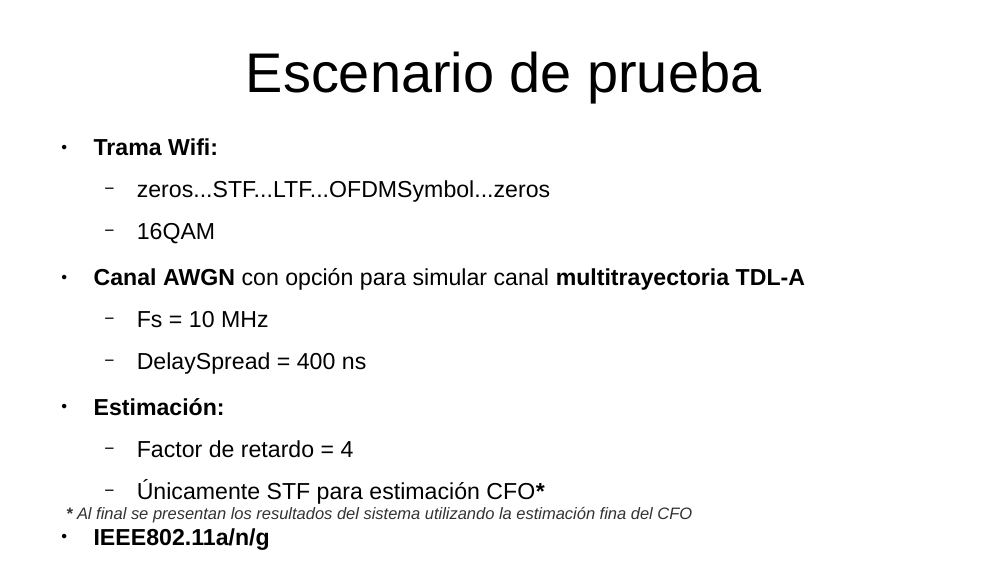
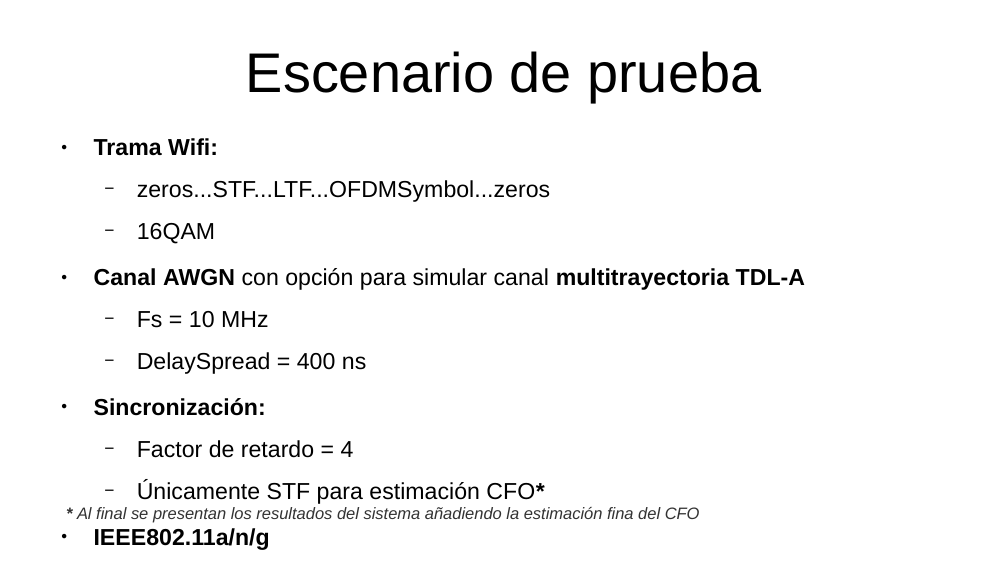
Before and after one commit to Th3Cr4ck/Wifi-OFDM-sync, a slide deck: slide 2 of Avances/Pruebas Sinc STF por diferencias.odp. Drawn at 1008x567 pixels with LibreOffice and Linux fonts; fonts in the diff are those of the drawing. Boxes give left, top, right and bottom in pixels: in the first picture for what was removed or moved away, otherwise in the second. Text is boxed around its words. In the diff, an @@ line names an element or a change of style, - is before the commit and + after.

Commit message:
Pruebas BER en sistema completo

```diff
--- a/Avances/Pruebas Sinc STF por diferencias.odp
+++ b/Avances/Pruebas Sinc STF por diferencias.odp
@@ text at [94, 398, 266, 416]: text changed @@
-● Estimación:
+● Sincronización:
@@ text at [77, 507, 700, 522]: text changed @@
-* Al final se presentan los resultados del sistema utilizando la estimación fina del CFO
+* Al final se presentan los resultados del sistema añadiendo la estimación fina del CFO
```
Also in this commit, not shown: 11 other files.
